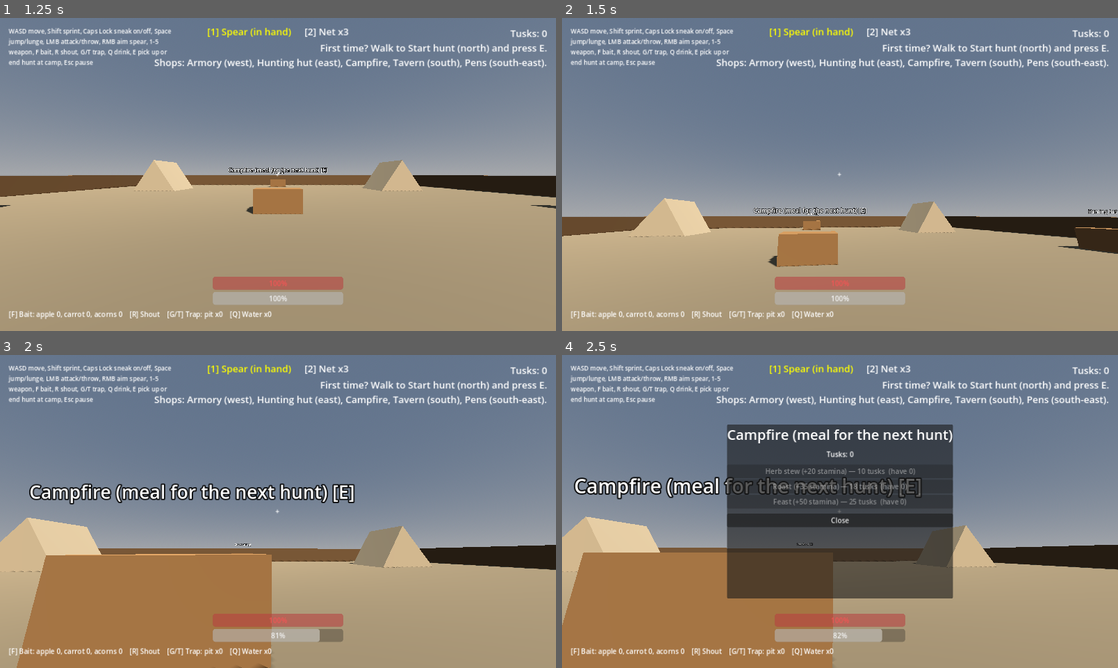
Above: before the commit, frames 1-4 (two rows, left to right).
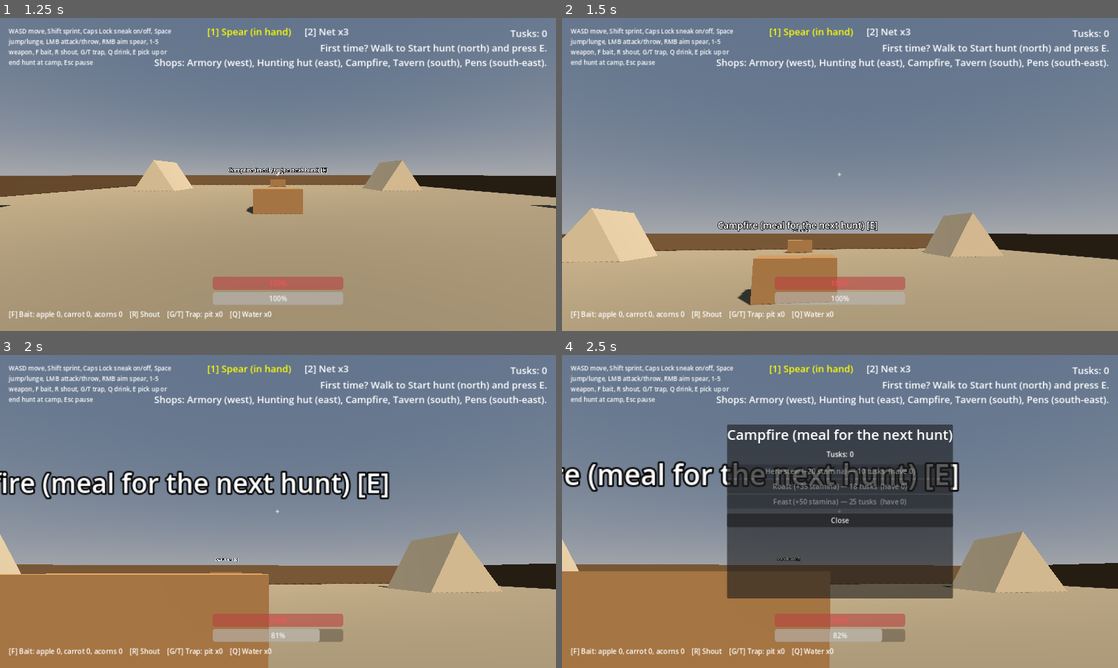
Above: after the commit, the same moments.

Repository: bageus/where-boar
Game: Godot game, scene res://game/bootstrap/app/main.tscn
Same seed, same stepped clock (60 frames per second), same inputs: the game is played once before the commit and once after it.
Inputs (mouse positions are in pixels of both pictures, inside the frame that each line leads up to):
- Up to frame 1 (1.25 s): click "Play" at 0.5 s
- Up to frame 2 (1.5 s): tap E (interact) at 1.25 s; move the mouse to (867, 174) at 1.27 s; hold W (move_forward) from 1.28 s (still down); hold Right mouse button (aim) from 1.28 s (still down)
- Up to frame 3 (2 s): keep holding W (move_forward); keep holding Right mouse button (aim); tap Space (jump) at 1.52 s; tap Caps Lock (crouch) at 1.55 s
- Up to frame 4 (2.5 s): keep holding W (move_forward); tap E (interact) at 2 s; move the mouse to (812, 511) at 2.02 s; release Right mouse button (aim) at 2.03 s; tap Caps Lock (crouch) at 2.1 s; tap Space (jump) at 2.27 s; right-click (812, 511) at 2.3 s

Frame 1 is identical in both runs. In frame 2, 13% of the frame differs, in the area x 0-100%, y 57-92%; in frame 3, 19%, in the area x 0-100%, y 36-100%; in frame 4, 16%.

Commit message:
Playtest fixes: nets come back, aim zoom, wadeable rivers, boar sight
A net that catches an animal returns to the hunter. Holding RMB with the
spear zooms the camera. Rivers are passable but halve speed for hunter and
boars. A sneaking hunter is unseen behind a boar or behind cover.

Co-Authored-By: Claude Opus 5.5 <noreply@anthropic.com>
Claude-Session: https://claude.ai/code/session_01XSFBnjFKXLtHPaufcuGWLw

Diff:
--- a/game/bootstrap/app/tests/run_hunt_map_smoke_test.gd
+++ b/game/bootstrap/app/tests/run_hunt_map_smoke_test.gd
@@ -106,7 +106,7 @@
 			Input.action_release("aim")
 		120:
 			_check(boars[2].state_name() == "PANIC", "thrown spear hits and panics boar")
-			_check(not hunter.loadout.spear_in_hand and hunter.loadout.nets == 2, "loadout spent")
+			_check(not hunter.loadout.spear_in_hand and hunter.loadout.nets == 3, "spear spent, net came back after the catch")
 			_check(_map.hunt.remaining() == _map.hunt.total - 2 and _map.hunt.count_all(BoarOutcome.Kind.CAPTURED) == 1, "goal counts the capture")
 			_check(boars[3].state_name() == "TRAPPED" and _map.hunt.held == 1, "pit holds a boar")
 			_hunt = _map.hunt
--- a/game/features/boar/domain/boar_senses.gd
+++ b/game/features/boar/domain/boar_senses.gd
@@ -9,10 +9,26 @@
 const EAT_DISTANCE := 1.0
 
 
-## A calm boar that sees the hunter inside its perception radius starts to flee (M002).
-static func perceive(boar: Boar, boar_pos: Vector2, hunter_pos: Vector2, radius: float) -> void:
-	if boar_pos.distance_to(hunter_pos) <= radius:
+## Half-angle of a boar's sight; a sneaking hunter outside it (behind the boar) is not seen (ASSUMPTION).
+const VIEW_HALF_ANGLE_DEG := 120.0
+
+
+## A calm boar notices the hunter inside its perception radius and starts to flee (M002).
+## A walking hunter is heard anywhere in the radius; a sneaking one only when seen:
+## in front of the boar (facing) and not behind cover (sight_clear).
+static func perceive(boar: Boar, boar_pos: Vector2, hunter_pos: Vector2, radius: float,
+		facing := Vector2.ZERO, sneaking := false, sight_clear := true) -> void:
+	if boar_pos.distance_to(hunter_pos) > radius:
+		return
+	if not sneaking or (in_view(boar_pos, facing, hunter_pos) and sight_clear):
 		boar.flee()
+
+
+## True when target lies inside the boar's view cone; a boar with no facing sees all round.
+static func in_view(boar_pos: Vector2, facing: Vector2, target: Vector2) -> bool:
+	if facing == Vector2.ZERO:
+		return true
+	return facing.normalized().dot((target - boar_pos).normalized()) >= cos(deg_to_rad(VIEW_HALF_ANGLE_DEG))
 
 
 ## A shout scares a boar but never panics it; it runs away at +-30 degrees (D018).
--- a/game/features/boar/public/boar_body.gd
+++ b/game/features/boar/public/boar_body.gd
@@ -29,6 +29,13 @@
 # Herds (M009), ASSUMPTION numbers (D013).
 const HERD_ALARM_RADIUS := 8.0
 const HERD_SPREAD := 6.0
+## Physics layer 5: bushes and other cover that block a boar's sight but not movement.
+const COVER_LAYER := 1 << 4
+## Boar eye and hunter body heights for the line of sight, metres (ASSUMPTION).
+const EYE_RISE := 0.5
+const HUNTER_RISE := 0.8
+## Speed share left while wading through a river (ASSUMPTION).
+const WADE_SPEED_SCALE := 0.5
 ## Hunter health lost per point of boar damage (hunter health 100, boar damage 1–2).
 const HP_PER_DAMAGE := 20
 
@@ -57,6 +64,8 @@
 ## Last wall (XZ normal) the boar slid on, used to steer out of corners.
 var _wall := Vector2.ZERO
 var _reported := false
+## River segments the boar is standing in; rivers call wade().
+var _wading := 0
 ## Seconds in the current domain state.
 var _state_time := 0.0
 var _charge_rolled := false
@@ -185,7 +194,7 @@
 	var pos := Vector2(global_position.x, global_position.z)
 	var hunter_pos := Vector2(hunter.global_position.x, hunter.global_position.z)
 	var before := boar.state
-	BoarSenses.perceive(boar, pos, hunter_pos, boar_type.perception_radius)
+	_perceive(pos, hunter_pos)
 	if boar.state == Boar.State.WANDER and not herd.is_empty():
 		BoarSenses.hear_herd(boar, pos, Surroundings.herd_positions(self, true), HERD_ALARM_RADIUS)
 	for zone in escape_zones:
@@ -203,6 +212,29 @@
 	_apply_knock(delta)
 	move_and_slide()
 	_ram(delta)
+
+
+## A sneaking hunter is only noticed when in front of the boar and not hidden by cover (M002).
+func _perceive(pos: Vector2, hunter_pos: Vector2) -> void:
+	if boar.state != Boar.State.WANDER:
+		return
+	var facing := Vector2(-global_basis.z.x, -global_basis.z.z)
+	var sneaking: bool = hunter.get("crouching") == true
+	var clear := true
+	if sneaking and pos.distance_to(hunter_pos) <= boar_type.perception_radius and BoarSenses.in_view(pos, facing, hunter_pos):
+		clear = _sight_clear()
+	BoarSenses.perceive(boar, pos, hunter_pos, boar_type.perception_radius, facing, sneaking, clear)
+
+
+func _sight_clear() -> bool:
+	var query := PhysicsRayQueryParameters3D.create(global_position + Vector3.UP * EYE_RISE,
+			hunter.global_position + Vector3.UP * HUNTER_RISE, collision_mask | COVER_LAYER, [get_rid(), hunter.get_rid()])
+	return get_world_3d().direct_space_state.intersect_ray(query).is_empty()
+
+
+## A river calls this when the boar steps in (true) or out (false).
+func wade(entered: bool) -> void:
+	_wading += 1 if entered else -1
 
 
 ## A panicking boar rolls once whether to charge; a charge that hits nothing gives up.
@@ -253,6 +285,8 @@
 		var zone := BoarSenses.nearest_zone(pos, escape_zones)
 		var toward := escape_zones[zone] - pos if zone != -1 else pos - hunter_pos
 		_heading = BoarSenses.slide_heading(_wall, toward)
+	if _wading > 0:
+		speed *= WADE_SPEED_SCALE
 	velocity.x = _heading.x * speed
 	velocity.z = _heading.y * speed
 	if _heading != Vector2.ZERO:
--- a/game/features/boar/tests/run_senses_tests.gd
+++ b/game/features/boar/tests/run_senses_tests.gd
@@ -7,6 +7,7 @@
 func _init() -> void:
 	var failures := 0
 	failures += _check(_perceive_starts_flee_inside_radius(), "hunter inside radius starts flee, outside does not")
+	failures += _check(_sneaking_hunter_behind_or_in_cover_is_unseen(), "sneaking hunter is unseen behind the boar or in cover")
 	failures += _check(_shout_deflects_without_panic(), "shout deflects 30 degrees and does not panic")
 	failures += _check(_bait_pulls_within_radius(), "nearest bait in reach pulls the boar")
 	failures += _check(_fear_spreads_in_herd(), "a scared herd mate nearby makes a calm boar flee")
@@ -32,6 +33,19 @@
 	var far := Boar.new("runner", 5)
 	BoarSenses.perceive(far, Vector2.ZERO, Vector2(20, 0), 10.0)
 	return near.state == Boar.State.FLEE and far.state == Boar.State.WANDER
+
+
+func _sneaking_hunter_behind_or_in_cover_is_unseen() -> bool:
+	var behind := Boar.new("runner", 5)
+	BoarSenses.perceive(behind, Vector2.ZERO, Vector2(-5, 0), 10.0, Vector2.RIGHT, true)
+	var covered := Boar.new("runner", 5)
+	BoarSenses.perceive(covered, Vector2.ZERO, Vector2(5, 0), 10.0, Vector2.RIGHT, true, false)
+	var in_front := Boar.new("runner", 5)
+	BoarSenses.perceive(in_front, Vector2.ZERO, Vector2(5, 0), 10.0, Vector2.RIGHT, true)
+	var walking := Boar.new("runner", 5)
+	BoarSenses.perceive(walking, Vector2.ZERO, Vector2(-5, 0), 10.0, Vector2.RIGHT, false, false)
+	return behind.state == Boar.State.WANDER and covered.state == Boar.State.WANDER \
+			and in_front.state == Boar.State.FLEE and walking.state == Boar.State.FLEE
 
 
 func _shout_deflects_without_panic() -> bool:
--- a/game/features/hunter/presentation/net.gd
+++ b/game/features/hunter/presentation/net.gd
@@ -1,6 +1,10 @@
 extends RigidBody3D
 
-## Thrown net: captures the first boar or wild helper animal it touches, otherwise lies on the ground (M004).
+## Thrown net: captures the first boar or wild helper animal it touches and comes back to the hunter;
+## a miss lies on the ground to be picked up (M004).
+
+## Fact: the net caught an animal; the hunter takes it back (it never ends up lost).
+signal caught
 
 var _landed := false
 
@@ -16,6 +20,7 @@
 	# Boars and wild roosters/turkeys both answer net_hit; the hunter does not know helper animals.
 	if body.has_method("net_hit"):
 		body.net_hit()
+		caught.emit()
 		queue_free()
 		return
 	set_deferred("freeze", true)
--- a/game/features/hunter/public/hunter.gd
+++ b/game/features/hunter/public/hunter.gd
@@ -43,6 +43,10 @@
 const SADDLE_EYE_RISE := 0.6
 ## ASSUMPTION (D013): one shout every 2 s.
 const SHOUT_COOLDOWN := 2.0
+## Speed share left while wading through a river (ASSUMPTION).
+const WADE_SPEED_SCALE := 0.5
+## Field of view share while aiming the spear, so aim mode is visible (M003).
+const AIM_ZOOM := 0.75
 ## Stamina one sip of water gives back (M012, ASSUMPTION).
 const WATER_STAMINA := 40.0
 
@@ -66,6 +70,9 @@
 var _thrown: Array[RigidBody3D] = []
 var _stun := 0.0
 var _shout_cooldown := 0.0
+## River segments the hunter is standing in; rivers call wade().
+var _wading := 0
+var _base_fov := 80.0
 ## From the settings screen (section 16).
 var mouse_sensitivity := 0.002
 ## Off reduces camera motion (knockback roll) for players who get motion sick.
@@ -83,13 +90,15 @@
 func _ready() -> void:
 	Input.mouse_mode = Input.MOUSE_MODE_CAPTURED
 	_reach.add_exception(self)
+	_base_fov = _camera.fov
 	$Thud.stream = Synth.thud()
 	_update_hud()
 
 
 ## Applies player settings: {"fov", "mouse_sensitivity", "camera_motion"} (section 16).
 func apply_settings(settings: Dictionary) -> void:
-	_camera.fov = settings["fov"]
+	_base_fov = settings["fov"]
+	_camera.fov = _base_fov
 	mouse_sensitivity = settings["mouse_sensitivity"]
 	camera_motion = settings["camera_motion"]
 
@@ -150,6 +159,11 @@
 		downed.emit()
 
 
+## A river calls this when the hunter steps in (true) or out (false).
+func wade(entered: bool) -> void:
+	_wading += 1 if entered else -1
+
+
 ## Called when a hunt starts: the best camp meal is eaten for extra stamina (M012),
 ## and the first saddled boar waits beside the hunter.
 func start_hunt() -> void:
@@ -214,6 +228,10 @@
 	var wants_sprint := Input.is_action_pressed("sprint") and not crouching and input != Vector2.ZERO and not ride.is_riding()
 	var sprinting := stamina.tick(delta, wants_sprint)
 	var speed := ride.speed(CROUCH_SPEED if crouching else (SPRINT_SPEED if sprinting else WALK_SPEED))
+	if _wading > 0:
+		speed *= WADE_SPEED_SCALE
+	var aiming := weapon == Weapon.SPEAR and loadout.spear_in_hand and Input.is_action_pressed("aim")
+	_camera.fov = lerpf(_camera.fov, _base_fov * (AIM_ZOOM if aiming else 1.0), minf(1.0, 12.0 * delta))
 	var direction := transform.basis * Vector3(input.x, 0.0, input.y)
 	if is_on_floor():
 		velocity.x = direction.x * speed
@@ -274,6 +292,10 @@
 	item.add_collision_exception_with(self)
 	if keep:
 		_thrown.append(item)
+	if item.has_signal("caught"):
+		item.caught.connect(func() -> void:
+			loadout.pick_net()
+			_update_hud())
 
 
 func _pick_up() -> void:
--- a/game/presentation/hunt_map/props/bush.tscn
+++ b/game/presentation/hunt_map/props/bush.tscn
@@ -8,8 +8,19 @@
 radius = 0.9
 height = 1.2
 
+[sub_resource type="SphereShape3D" id="Shape_cover"]
+radius = 0.9
+
 [node name="Bush" type="Node3D"]
 
 [node name="Mesh" type="MeshInstance3D" parent="."]
 transform = Transform3D(1, 0, 0, 0, 1, 0, 0, 0, 1, 0, 0.5, 0)
 mesh = SubResource("Mesh_bush")
+
+[node name="Cover" type="StaticBody3D" parent="."]
+collision_layer = 16
+collision_mask = 0
+
+[node name="Shape" type="CollisionShape3D" parent="Cover"]
+transform = Transform3D(1, 0, 0, 0, 1, 0, 0, 0, 1, 0, 0.5, 0)
+shape = SubResource("Shape_cover")
--- /dev/null
+++ b/game/presentation/hunt_map/props/river.gd
@@ -0,0 +1,13 @@
+extends Area3D
+
+## River water: passable, but slows the hunter and animals wading through it (section 11).
+
+
+func _ready() -> void:
+	body_entered.connect(func(body: Node3D) -> void: _wade(body, true))
+	body_exited.connect(func(body: Node3D) -> void: _wade(body, false))
+
+
+func _wade(body: Node3D, entered: bool) -> void:
+	if body.has_method("wade"):
+		body.wade(entered)
--- a/game/presentation/hunt_map/props/river_segment.tscn
+++ b/game/presentation/hunt_map/props/river_segment.tscn
@@ -1,4 +1,6 @@
-[gd_scene load_steps=4 format=3]
+[gd_scene load_steps=5 format=3]
+
+[ext_resource type="Script" path="res://game/presentation/hunt_map/props/river.gd" id="1_river"]
 
 [sub_resource type="BoxShape3D" id="Shape_river"]
 size = Vector3(4, 2, 6)
@@ -10,7 +12,10 @@
 material = SubResource("Mat_water")
 size = Vector3(4, 0.1, 6)
 
-[node name="RiverSegment" type="StaticBody3D"]
+[node name="RiverSegment" type="Area3D"]
+collision_layer = 0
+monitorable = false
+script = ExtResource("1_river")
 
 [node name="Collision" type="CollisionShape3D" parent="."]
 transform = Transform3D(1, 0, 0, 0, 1, 0, 0, 0, 1, 0, 1, 0)
--- a/project.godot
+++ b/project.godot
@@ -114,3 +114,7 @@
 
 renderer/rendering_method="gl_compatibility"
 renderer/rendering_method.mobile="gl_compatibility"
+
+[layer_names]
+
+3d_physics/layer_5="cover"
Not shown: 1 places in game/presentation/hunt_map/props/bush.tscn that only renumber resources
Not shown, added: game/presentation/hunt_map/props/river.gd.uid
Not shown, changed: GAME_SPEC.md
